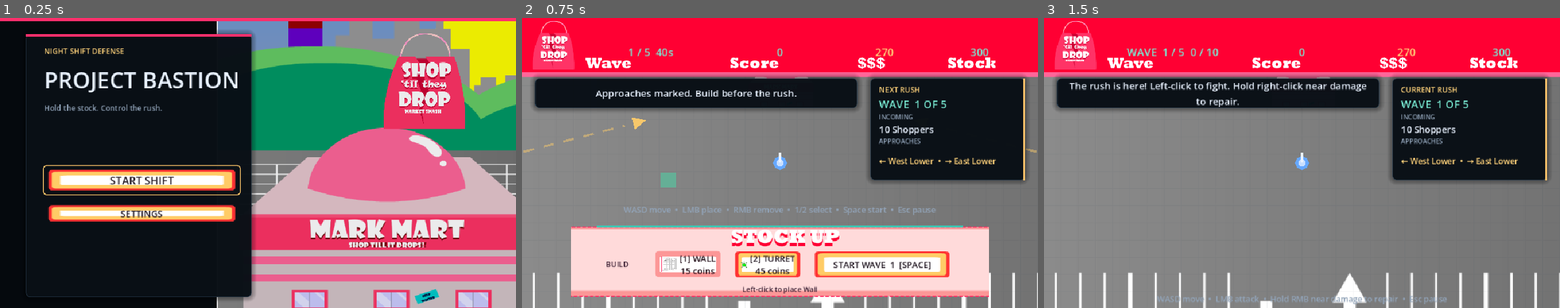
Above: before the commit, frames 1-3 (left to right).
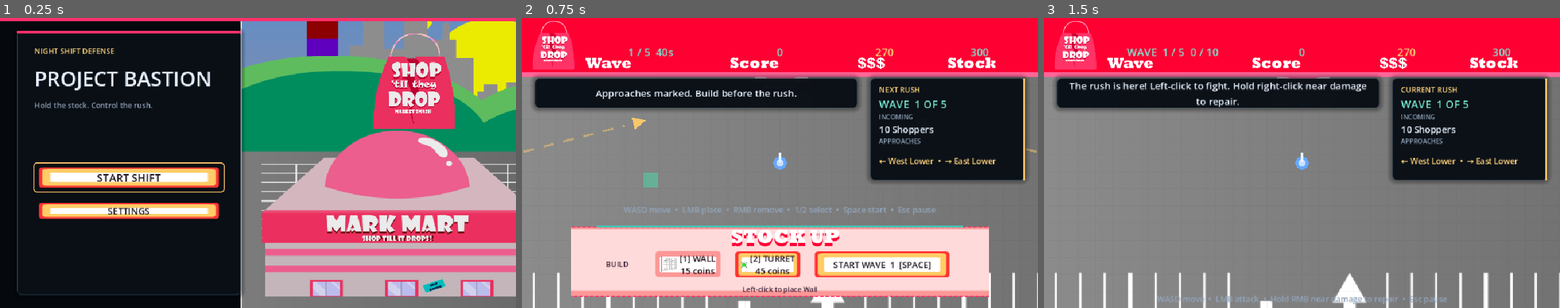
Above: after the commit, the same moments.

Repository: JarredTD/ProjectBastion
Game: Godot game, scene res://scenes/ui/main_menu.tscn
Same seed, same stepped clock (60 frames per second), same inputs: the game is played once before the commit and once after it. Sound files missing from this copy of the repository are replaced by a short silence.
Inputs:
- Up to frame 1 (0.25 s): no input
- Up to frame 2 (0.75 s): click "START SHIFT" at 0.5 s
- Up to frame 3 (1.5 s): click "START WAVE 1 [SPACE]" at 1.25 s

The runs differ from the first frame. In frame 1, 33% of the frame differs, in the area x 3-100%, y 1-100%; in frame 2, 0.3%; in frame 3, nothing differs.

Commit message:
fix: align main menu composition

Diff:
--- a/scenes/ui/main_menu.tscn
+++ b/scenes/ui/main_menu.tscn
@@ -39,7 +39,7 @@
 [node name="BackdropArt" type="TextureRect" parent="."]
 layout_mode = 1
 anchors_preset = -1
-anchor_left = 0.42
+anchor_left = 0.466667
 anchor_right = 1.0
 anchor_bottom = 1.0
 grow_horizontal = 2
@@ -52,9 +52,9 @@
 [node name="BrandLogo" type="TextureRect" parent="."]
 layout_mode = 1
 anchors_preset = -1
-anchor_left = 0.69
+anchor_left = 0.68
 anchor_top = 0.04
-anchor_right = 0.97
+anchor_right = 0.94
 anchor_bottom = 0.39
 grow_horizontal = 2
 grow_vertical = 2
@@ -83,10 +83,10 @@
 mouse_filter = 2
 
 [node name="MenuCard" type="Panel" parent="."]
-offset_left = 48.0
-offset_top = 30.0
-offset_right = 468.0
-offset_bottom = 520.0
+offset_left = 32.0
+offset_top = 24.0
+offset_right = 448.0
+offset_bottom = 516.0
 mouse_filter = 2
 script = ExtResource("5_accent")
 accent_color = Color(1, 0.184314, 0.423529, 1)
@@ -94,10 +94,10 @@
 
 [node name="Menu" type="VBoxContainer" parent="."]
 layout_mode = 0
-offset_left = 82.0
+offset_left = 64.0
 offset_top = 52.0
-offset_right = 434.0
-offset_bottom = 510.0
+offset_right = 416.0
+offset_bottom = 488.0
 theme_override_constants/separation = 14
 
 [node name="Kicker" type="Label" parent="Menu"]
@@ -108,6 +108,7 @@
 [node name="Title" type="Label" parent="Menu"]
 layout_mode = 2
 theme_type_variation = &"DisplayTitle"
+theme_override_font_sizes/font_size = 38
 text = "PROJECT BASTION"
 
 [node name="Subtitle" type="Label" parent="Menu"]
